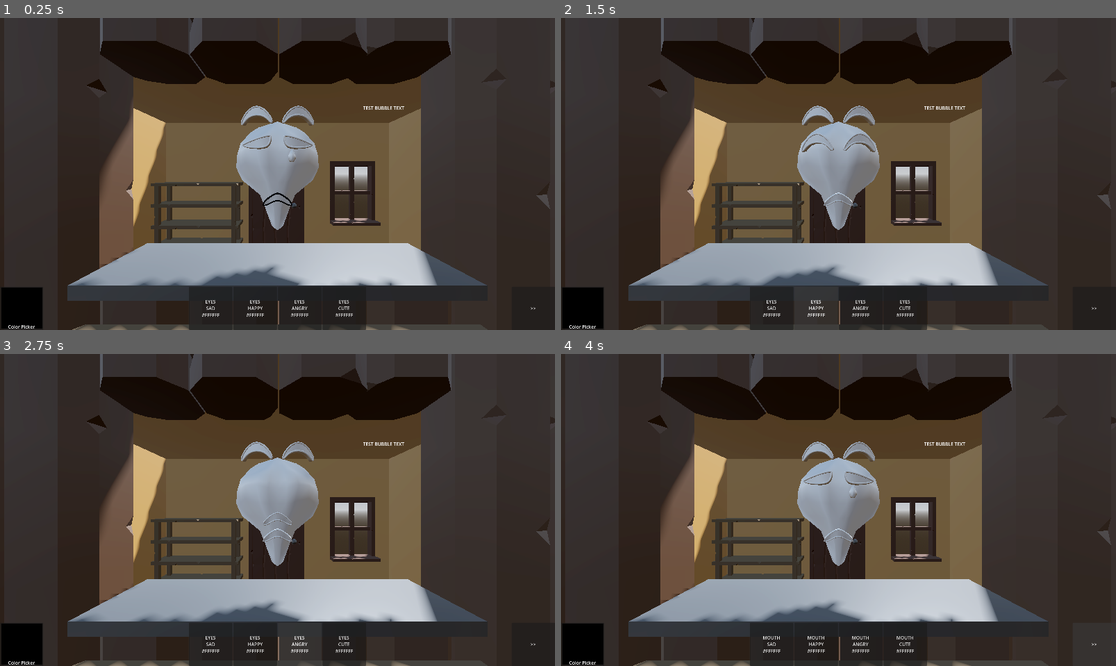
Above: before the commit, frames 1-4 (two rows, left to right).
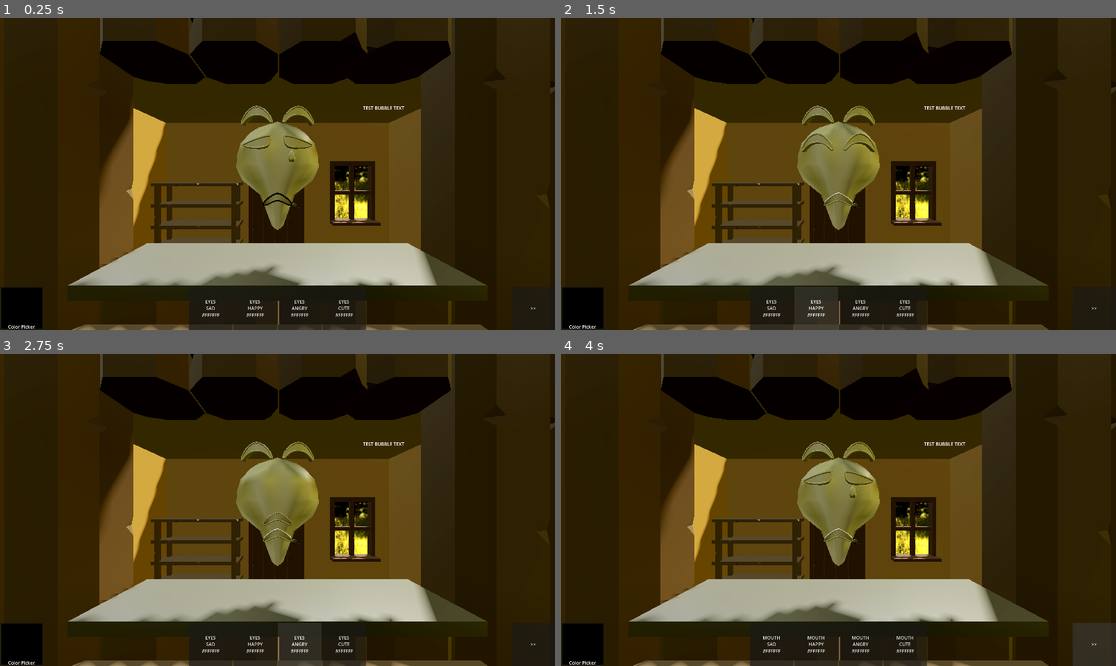
Above: after the commit, the same moments.

Repository: Xzaver/Bausparvertrag-GGJam-2026
Game: Godot game, scene res://game/game.tscn
Two runs of this game, one before a commit and one after it. Both use one fixed random seed, a clock stepped at 60 frames per second and the inputs below.
Inputs:
- Up to frame 1 (0.25 s): no input
- Up to frame 2 (1.5 s): click "EYES SAD #FFFFFF" at 0.5 s; click "EYES HAPPY #FFFFFF" at 1.25 s
- Up to frame 3 (2.75 s): click "EYES ANGRY #FFFFFF" at 2 s
- Up to frame 4 (4 s): click "EYES CUTE #FFFFFF" at 2.75 s; click ">>" at 3.5 s

The runs differ from the first frame. In frame 1, 81% of the frame differs, in the area x 0-100%, y 0-100%; in frame 2, 81%; in frame 3, 81%; in frame 4, 81%.

Commit message:
panorama skybox

Diff:
--- a/game/game.tscn
+++ b/game/game.tscn
@@ -1,7 +1,8 @@
 [gd_scene format=3 uid="uid://cry7tttsbil0f"]
 
-[ext_resource type="Script" path="res://game/game.gd" id="1_l1rk1"]
+[ext_resource type="Script" uid="uid://bbw7djgavoxo4" path="res://game/game.gd" id="1_l1rk1"]
 [ext_resource type="PackedScene" uid="uid://cd1a0ufvbeexe" path="res://game/core/GameLoop.tscn" id="2_h7iqs"]
+[ext_resource type="Texture2D" uid="uid://bj0mmrjfbhbfh" path="res://assets/sky/meadow_2k.hdr" id="2_vsp63"]
 [ext_resource type="PackedScene" uid="uid://bocv7txk50p4d" path="res://game/maskContructor/maskConstructor.tscn" id="3_4fuuu"]
 [ext_resource type="PackedScene" uid="uid://ci7lkqfsb37wk" path="res://assets/maskComponents/new/EYES_SAD.tscn" id="4_qf6n1"]
 [ext_resource type="PackedScene" uid="uid://dqb5huwrc4ohg" path="res://game/UI_FrontEnd/ui_front_end_node.tscn" id="5_dakft"]
@@ -13,12 +14,11 @@
 [ext_resource type="PackedScene" uid="uid://caop6s06g4pib" path="res://assets/maskComponents/new/SHAPE_Universal.tscn" id="7_hb504"]
 [ext_resource type="PackedScene" uid="uid://ci16vrxn4s8mr" path="res://assets/levelCompononents/Mask_Shape/Mask_Shape.gltf" id="7_j8tme"]
 
-[sub_resource type="ProceduralSkyMaterial" id="ProceduralSkyMaterial_4fuuu"]
-sky_horizon_color = Color(0.66224277, 0.6717428, 0.6867428, 1)
-ground_horizon_color = Color(0.66224277, 0.6717428, 0.6867428, 1)
+[sub_resource type="PanoramaSkyMaterial" id="PanoramaSkyMaterial_b686c"]
+panorama = ExtResource("2_vsp63")
 
 [sub_resource type="Sky" id="Sky_dxrkv"]
-sky_material = SubResource("ProceduralSkyMaterial_4fuuu")
+sky_material = SubResource("PanoramaSkyMaterial_b686c")
 
 [sub_resource type="Environment" id="Environment_dakft"]
 background_mode = 2
Binary file added: assets/sky/meadow_2k.hdr
Not shown, added: assets/sky/meadow_2k.hdr.import
